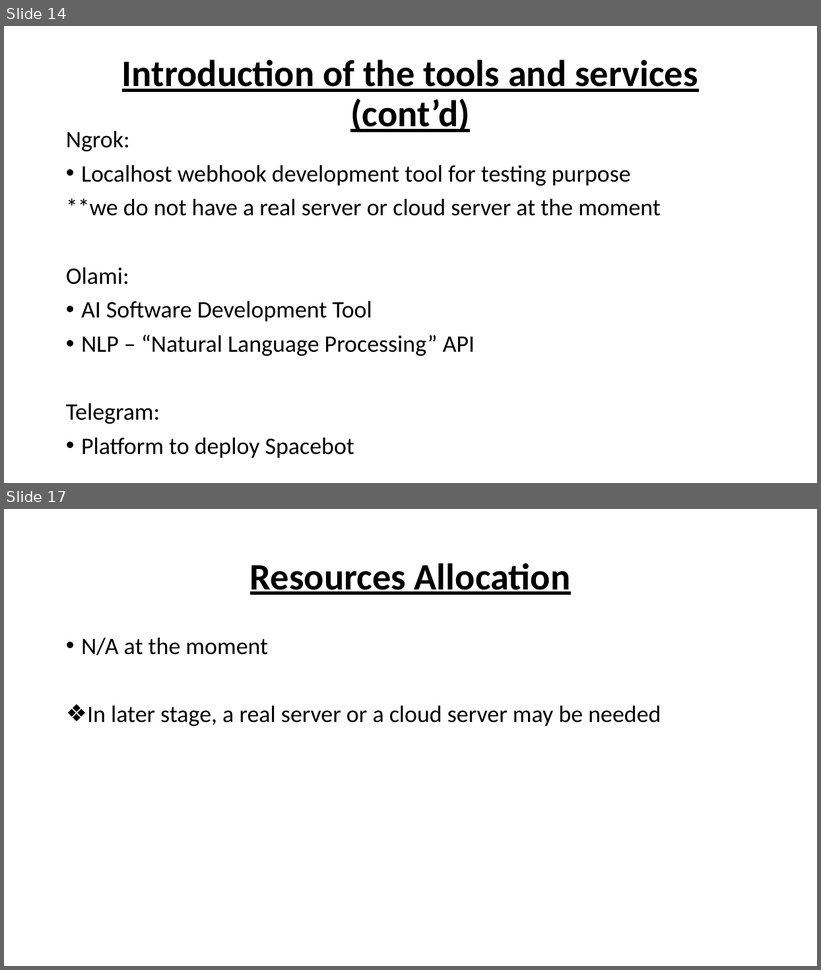
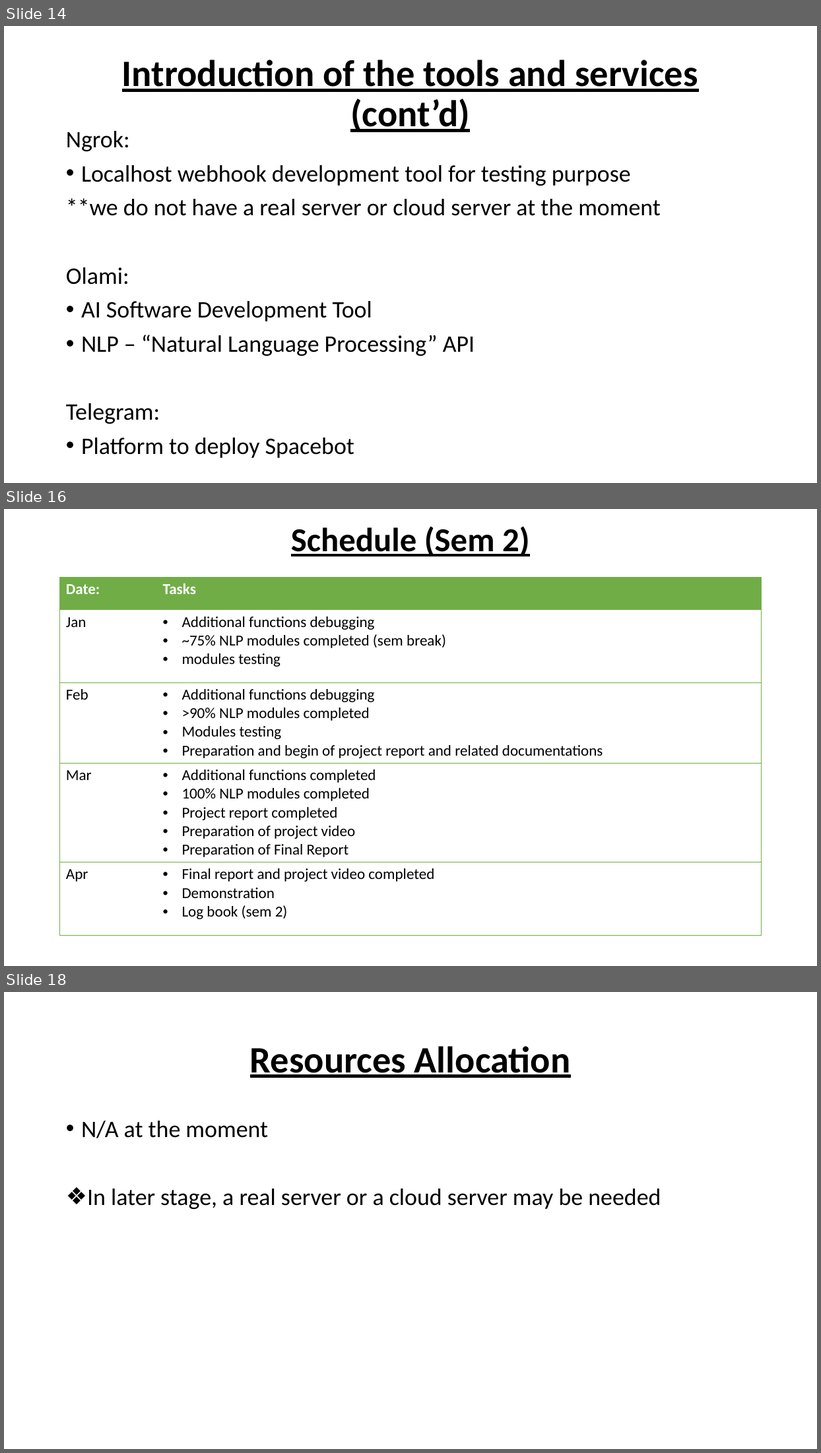
Before and after one commit to casey46ckc/Asso-yr2-FYP, a slide deck: fyp powerpoint/Fyp_revised_v1.1.pptx. Shown one above the other, each under a label of ours: slides 14 and 17 before the commit, slides 14, 16 and 18 after it; the slides between them are not shown. The pictures are 821x970 and 821x1453 pixels, drawn with LibreOffice and Linux fonts; fonts in the diff are those of the drawing; background and template pictures are left out. Boxes give left, top, right and bottom in pixels: in the first picture for what was removed or moved away, otherwise in the second. Text is boxed around its words. In the diff, an @@ line names an element or a change of style, - is before the commit and + after.

```diff
--- a/fyp powerpoint/Fyp_revised_v1.1.pptx
+++ b/fyp powerpoint/Fyp_revised_v1.1.pptx
@@ slide 16 added at (4, 509, 817, 966), background picture (left out) @@
@@ title added at (291, 526, 530, 557), 39.6 pt, text #000000, bold, underline @@
+Schedule (Sem 2)
@@ table added at (60, 577, 762, 932), 5 rows, 2 columns @@
+Date: | Tasks
+Jan | Additional functions debugging / ~75% NLP modules completed (sem break) / modules testing
+Feb | Additional functions debugging / >90% NLP modules completed / Modules testing / Preparation and begin of project report and related documentations
+Mar | Additional functions completed / 100% NLP modules completed / Project report completed / Preparation of project video / Preparation of Final Report
+Apr | Final report and project video completed / Demonstration / Log book (sem 2)
@@ what was slide 17 is now slide 18 @@
```
Also in this commit, not shown: 2 slides changed, 1 other slide added, 1 slide removed, 3 other files.
